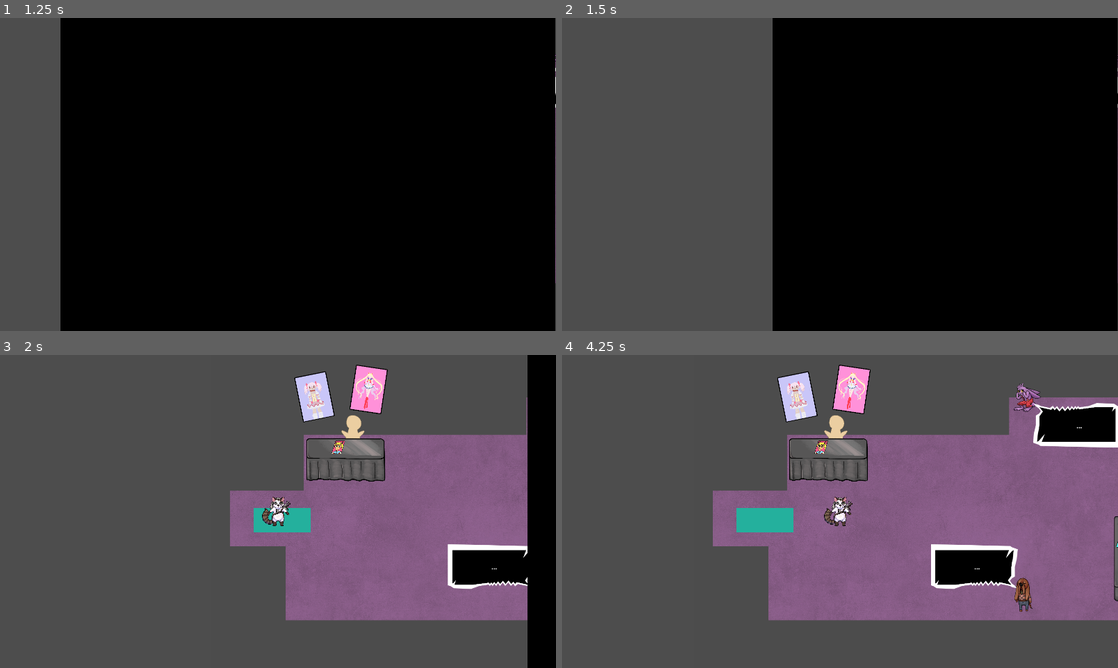
Above: before the commit, frames 1-4 (two rows, left to right).
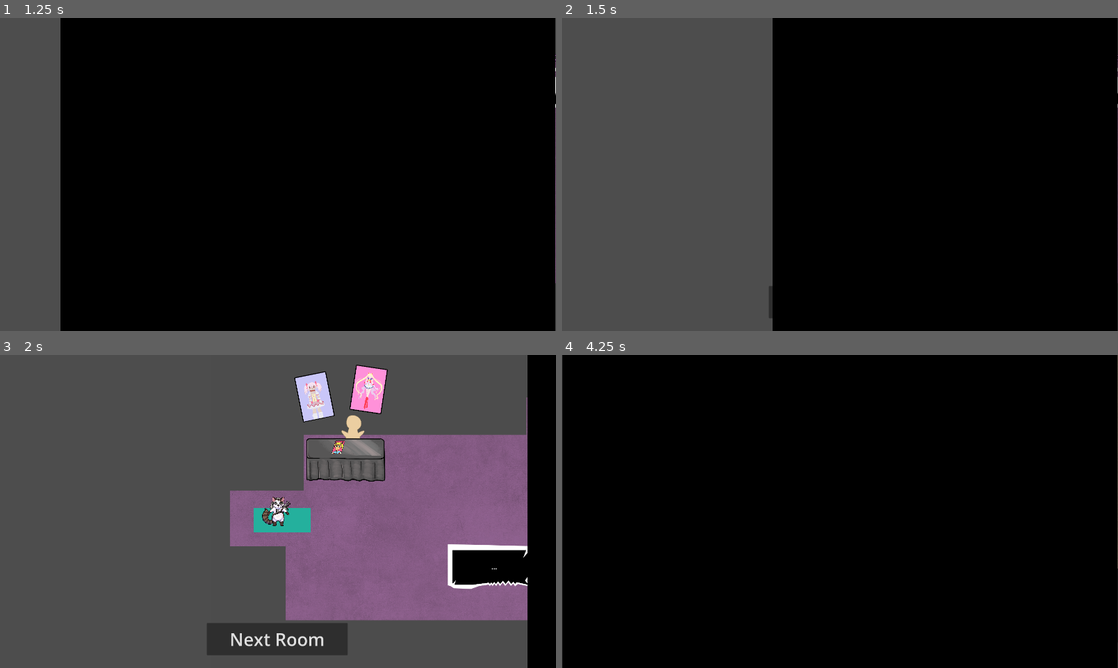
Above: after the commit, the same moments.

Repository: Limeyuzu/power-up-jam-2026
Game: Godot game, scene res://Scenes/start_screen.tscn
The game is run twice, just before and just after one commit, with the same random seed, the same clock (stepped at 60 frames per second) and the same inputs.
Inputs (mouse positions are in pixels of both pictures, inside the frame that each line leads up to):
- Up to frame 1 (1.25 s): click "PLAY" at 0.5 s
- Up to frame 2 (1.5 s): click (840, 302) at 1.25 s, where only the run after the commit has a clickable "Next Room"
- Up to frame 3 (2 s): no input
- Up to frame 4 (4.25 s): click (840, 639) at 2 s, where only the run after the commit has a clickable "Next Room"; click (840, 511) at 2.75 s; tap Enter (ui_accept) at 3.5, 3.77 s; move the mouse to (962, 495) at 3.52 s; hold Right (ui_right) from 3.53 s (still down); tap Space at 3.6 s; click (962, 495) at 3.67 s

Frame 1 is identical in both runs. In frame 2, less than 0.1% of the frame differs, in the area x 37-38%, y 85-96%; in frame 3, 2.5%; in frame 4, 97%, in the area x 0-100%, y 0-100%.

Commit message:
Corrected player collision mask
Updated player collision mask/layer to trigger the NPC dialog and collide with tables

Diff:
--- a/Scenes/Level_2.tscn
+++ b/Scenes/Level_2.tscn
@@ -150,7 +150,8 @@
 theme_override_styles/panel = SubResource("StyleBoxFlat_vtgv7")
 
 [node name="Player" parent="." unique_id=188212945 instance=ExtResource("5_001cu")]
-position = Vector2(235, 912)
+position = Vector2(247, 870)
+collision_mask = 3
 is_mouse_move = false
 
 [node name="RichTextLabel" type="RichTextLabel" parent="." unique_id=1730256542]
@@ -234,6 +235,7 @@
 
 [node name="Rabbit" parent="AnimatableBody2D" unique_id=1535402762 instance=ExtResource("15_57dsp")]
 position = Vector2(39, 52)
+startNode = "Default"
 
 [node name="AnimatableBody2D2" type="AnimatableBody2D" parent="." unique_id=454311985]
 position = Vector2(917, 237)
@@ -246,12 +248,15 @@
 
 [node name="Rabbit" parent="AnimatableBody2D2" unique_id=1649787881 instance=ExtResource("15_57dsp")]
 position = Vector2(39, 52)
+startNode = "Default"
 
 [node name="Dog" parent="." unique_id=1266248525 instance=ExtResource("13_tm7ih")]
 position = Vector2(1905, 878)
+startNode = "Default"
 
 [node name="Dog2" parent="." unique_id=581307674 instance=ExtResource("13_tm7ih")]
 position = Vector2(2066, 1043)
+startNode = "Default"
 
 [node name="Kangaroo" parent="." unique_id=1417108574 instance=ExtResource("14_8gp1p")]
 position = Vector2(5, 601)
--- a/Scenes/Level_3.tscn
+++ b/Scenes/Level_3.tscn
@@ -160,7 +160,6 @@
 
 [node name="Player" parent="." unique_id=188212945 instance=ExtResource("6_qlmpr")]
 position = Vector2(1096, 1035)
-collision_layer = 1
 collision_mask = 3
 is_mouse_move = false
 
@@ -242,6 +241,7 @@
 
 [node name="Rabbit" parent="AnimatableBody2D" unique_id=1535402762 instance=ExtResource("12_dimxf")]
 position = Vector2(39, 52)
+startNode = "Default"
 
 [node name="AnimatableBody2D2" type="AnimatableBody2D" parent="." unique_id=454311985]
 position = Vector2(667, 26)
@@ -255,6 +255,7 @@
 [node name="Rabbit" parent="AnimatableBody2D2" unique_id=1649787881 instance=ExtResource("12_dimxf")]
 position = Vector2(39, 52)
 dialogueOrientation = 1
+startNode = "Default"
 
 [connection signal="body_entered" from="Exit" to="Exit" method="_on_body_entered"]
 [connection signal="pressed" from="NonDiageticUI/Control/NextLevelButton" to="NonDiageticUI/Control" method="_on_next_level_button_pressed"]
--- a/Scenes/Level_4.tscn
+++ b/Scenes/Level_4.tscn
@@ -210,6 +210,7 @@
 
 [node name="Player" parent="." unique_id=188212945 instance=ExtResource("12_i2d2m")]
 position = Vector2(1096, 1035)
+collision_mask = 3
 is_mouse_move = false
 
 [node name="RichTextLabel" type="RichTextLabel" parent="." unique_id=1730256542]
--- a/Scenes/Level_5.tscn
+++ b/Scenes/Level_5.tscn
@@ -2,7 +2,7 @@
 
 [ext_resource type="Script" uid="uid://c1ohfnyvknl7u" path="res://Scripts/GameManager.gd" id="1_8rwkh"]
 [ext_resource type="Texture2D" uid="uid://djck814hb158w" path="res://sprites/floor.jpg" id="2_43geq"]
-[ext_resource type="PackedScene" uid="uid://cxjgukpbun5dm" path="res://Scenes/credits.tscn" id="2_rhay7"]
+[ext_resource type="PackedScene" uid="uid://d2i7s0jwp2h61" path="res://Scenes/Credits.tscn" id="2_rhay7"]
 [ext_resource type="Texture2D" uid="uid://dxdpwdmxneer8" path="res://sprites/wall.JPG" id="3_kon3q"]
 [ext_resource type="PackedScene" uid="uid://do7pjg2bnp6lp" path="res://Scenes/rail_walker.tscn" id="4_kon3q"]
 [ext_resource type="Texture2D" uid="uid://b7wtwk78qh1dc" path="res://sprites/Environment Sprites/Stage.png" id="4_vw5ax"]
@@ -312,6 +312,7 @@
 
 [node name="Player" parent="." unique_id=188212945 instance=ExtResource("14_22ah2")]
 position = Vector2(1091, 1714)
+collision_mask = 3
 is_mouse_move = false
 
 [node name="RichTextLabel" type="RichTextLabel" parent="." unique_id=1730256542]
@@ -378,10 +379,12 @@
 [node name="Dog" parent="." unique_id=602592560 instance=ExtResource("19_vw5ax")]
 position = Vector2(754, 251)
 dialogueOrientation = 3
+startNode = "Default"
 
 [node name="Dog2" parent="." unique_id=762546780 instance=ExtResource("19_vw5ax")]
 position = Vector2(34, 185)
 dialogueOrientation = 3
+startNode = "Default"
 
 [node name="Elephant" parent="." unique_id=423945087 instance=ExtResource("6_h33cd")]
 position = Vector2(2600, 1009)
--- a/Scenes/level_1.tscn
+++ b/Scenes/level_1.tscn
@@ -147,6 +147,7 @@
 
 [node name="Player" parent="." unique_id=188212945 instance=ExtResource("6_irc8b")]
 position = Vector2(130, 535)
+collision_mask = 3
 is_mouse_move = false
 
 [node name="WinText" type="Label" parent="." unique_id=660866934]
@@ -185,7 +186,6 @@
 text = "You escaped!"
 
 [node name="NextLevelButton" type="Button" parent="NonDiageticUI/Control" unique_id=2104027857]
-visible = false
 layout_mode = 0
 offset_left = 714.0
 offset_top = 925.0
@@ -213,20 +213,20 @@
 [node name="Rabbit" parent="." unique_id=1854306438 instance=ExtResource("14_hibly")]
 position = Vector2(1022, 127)
 dialogueOrientation = 1
+startNode = "Default"
 
 [node name="Dog" parent="." unique_id=1535402762 instance=ExtResource("14_gia7o")]
 position = Vector2(1009, 808)
 dialogueOrientation = 3
+startNode = "Default"
 
 [node name="LevelMusic" type="AudioStreamPlayer" parent="." unique_id=1311409010]
 stream = ExtResource("18_qvwxf")
 autoplay = true
-parameters/looping = false
 
 [node name="CrowdNoise" type="AudioStreamPlayer" parent="." unique_id=2139441595]
 stream = ExtResource("19_wqw3y")
 autoplay = true
-parameters/looping = false
 
 [connection signal="body_entered" from="Exit" to="Exit" method="_on_body_entered"]
 [connection signal="pressed" from="NonDiageticUI/Control/NextLevelButton" to="NonDiageticUI/Control" method="_on_next_level_button_pressed"]
